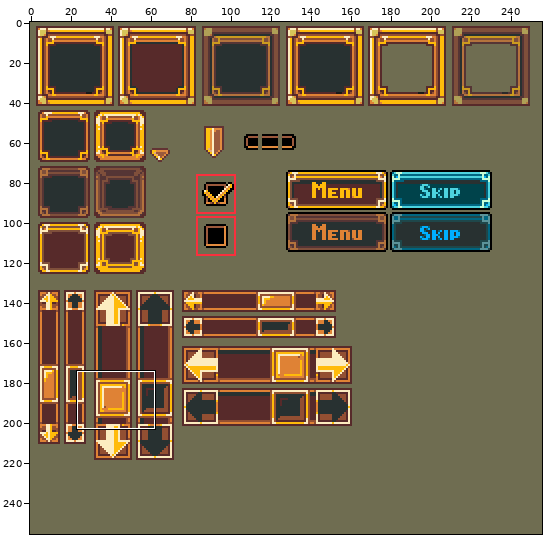
Two states of a sprite sheet, images/gui/buttons-and-windows.png. The first picture is a wide view before the edit; the outline marks the close-up.
Close-up. Before:
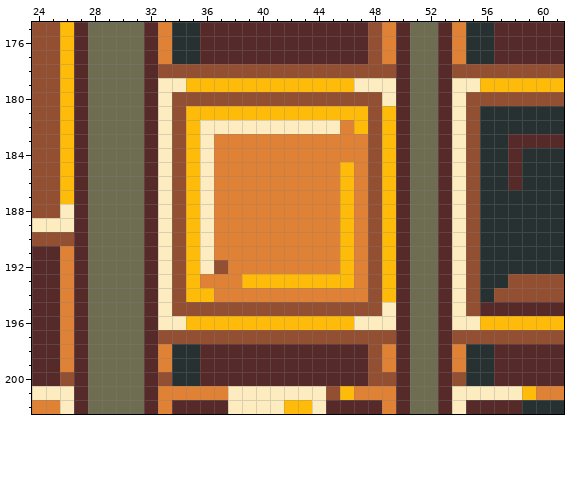
The file is 256x256 pixels. Shown: x 24..61, y 175..202.
And afterwards:
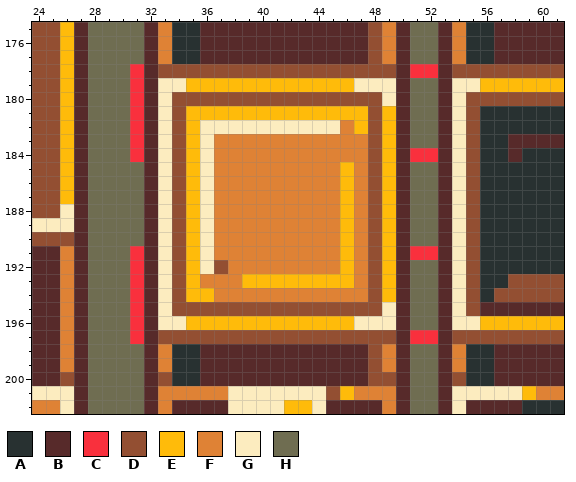
Palette (. is transparent): A #283131  B #572a2a  C #f9303d  D #934f32  E #ffbb0a  F #df8235  G #fcecbf  H #6f6d51
Author's note on the commit: Scrollbars are no longer stretched.
Difference:
Colour A replaces colour B in rows 185 to 186 at x 58.
Colour C replaces colour H in row 178 at x 31 and 51 to 52; in rows 179 to 183 at x 31; in row 184 at x 31 and 51 to 52; in row 191 at x 31 and 51 to 52; in rows 192 to 196 at x 31; in row 197 at x 31 and 51 to 52.
Where, in picture pixels (left, top, right, bottom), the same in both close-ups:
changed: (130, 64, 144, 162)
changed: (410, 64, 438, 78)
changed: (410, 148, 438, 162)
changed: (508, 162, 522, 190)
changed: (130, 246, 144, 344)
changed: (410, 246, 438, 260)
changed: (410, 330, 438, 344)
